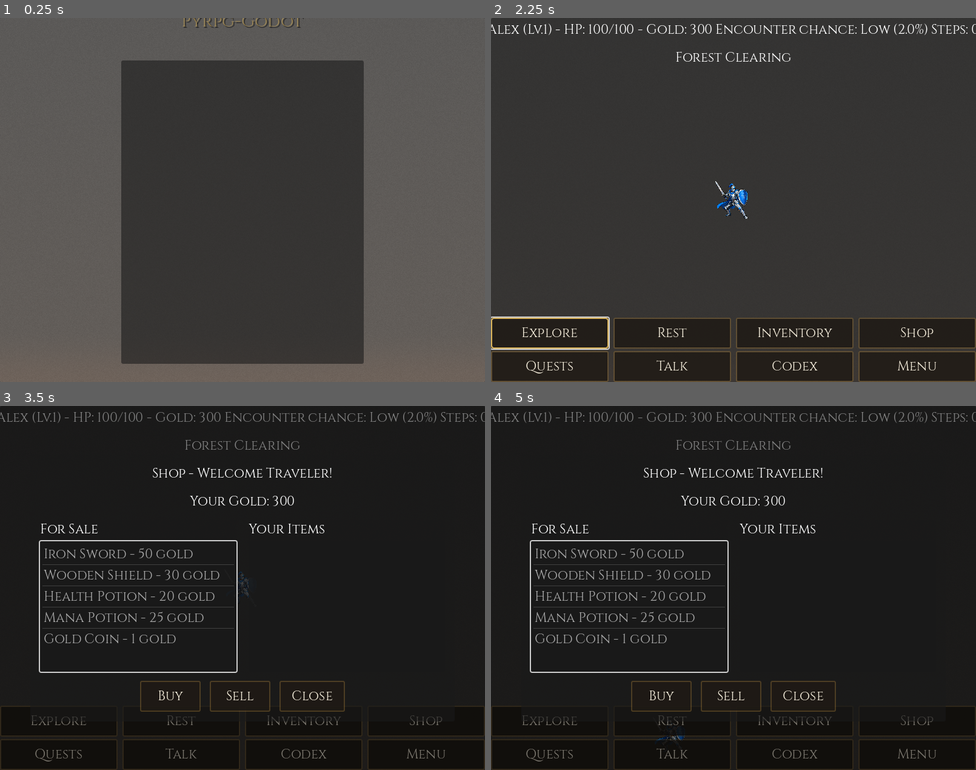
Above: before the commit, frames 1-4 (two rows, left to right).
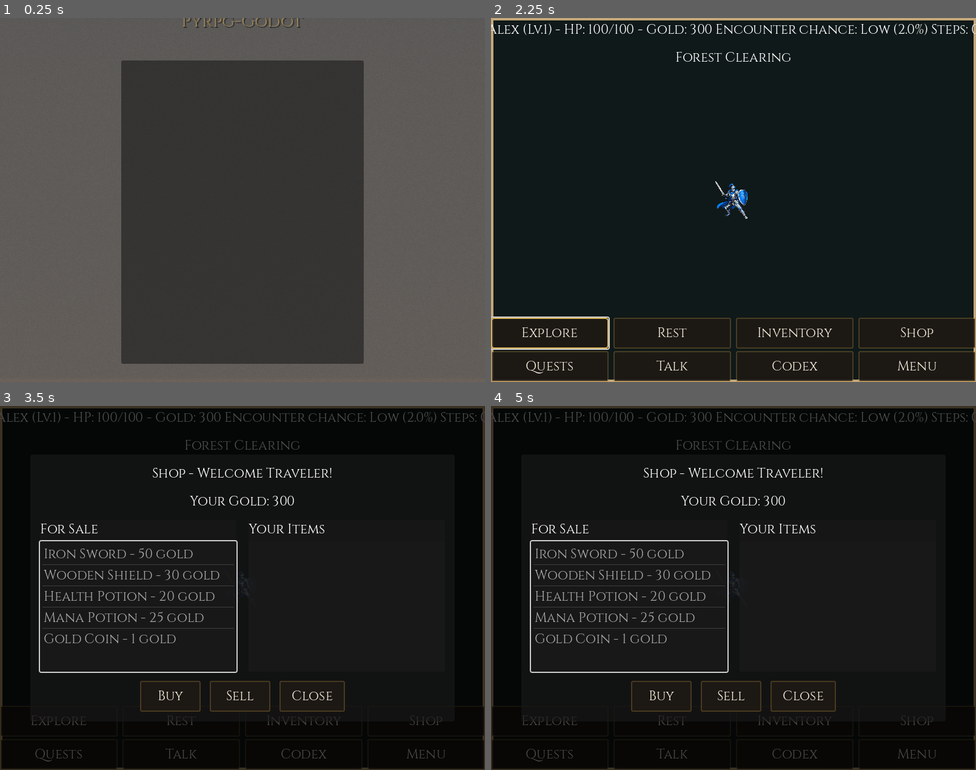
Above: after the commit, the same moments.

Repository: matt-taylor-git/godot-rpg-refactor
Game: Godot game, scene res://scenes/main.tscn
Same seed, same stepped clock (60 frames per second), same inputs: the game is played once before the commit and once after it.
Inputs (mouse positions are in pixels of both pictures, inside the frame that each line leads up to):
- Up to frame 1 (0.25 s): no input
- Up to frame 2 (2.25 s): tap Enter at 0.5 s; move the mouse to (840, 181) at 0.52 s; hold Shift 0.53-1.25 s; click (840, 181) at 0.67 s; tap Space at 0.77 s; click (607, 79) at 1.27 s; type "Alex" at 1.35 s; click "Start Adventure" at 2 s
- Up to frame 3 (3.5 s): click "Shop" at 2.75 s
- Up to frame 4 (5 s): click "Quests" at 3.5 s; click "Talk" at 4.25 s

The runs differ from the first frame. In frame 1, less than 0.1% of the frame differs, in the area x 0-100%, y 99-100%; in frame 2, 83%, in the area x 0-100%, y 0-100%; in frame 3, 3.6%; in frame 4, 3.6%.

Commit message:
Update UI theme and scene files from Godot editor re-save
Theme resource and dialog scenes updated with Godot-generated UIDs
and minor formatting. Dialogue scene gains additional nodes.
ExplorationScene minor adjustments.

Co-Authored-By: Claude Opus 4.6 <noreply@anthropic.com>

Diff:
--- a/resources/ui_theme.tres
+++ b/resources/ui_theme.tres
@@ -1,8 +1,7 @@
-[gd_resource type="Theme" load_steps=8 format=3 uid="uid://b7w5k8j6x2q1a"]
+[gd_resource type="Theme" format=3 uid="uid://b7w5k8j6x2q1a"]
 
-[ext_resource type="FontFile" path="res://assets/Cinzel-VariableFont_wght.ttf" id="1_qosx5"]
-[ext_resource type="Texture2D" path="res://assets/frame_main.png" id="2_frame_main"]
-[ext_resource type="Texture2D" path="res://assets/frame_slot.png" id="3_frame_slot"]
+[ext_resource type="FontFile" uid="uid://crdqtr8gc46tf" path="res://assets/Cinzel-VariableFont_wght.ttf" id="1_qosx5"]
+[ext_resource type="Texture2D" uid="uid://ca5iuujyynbgd" path="res://assets/frame_main.png" id="2_frame_main"]
 
 [sub_resource type="StyleBoxTexture" id="StyleBoxTexture_panel"]
 texture = ExtResource("2_frame_main")
@@ -11,104 +10,26 @@
 texture_margin_right = 8.0
 texture_margin_bottom = 8.0
 
-[sub_resource type="StyleBoxTexture" id="StyleBoxTexture_slot"]
-texture = ExtResource("3_frame_slot")
-texture_margin_left = 4.0
-texture_margin_top = 4.0
-texture_margin_right = 4.0
-texture_margin_bottom = 4.0
-
-[sub_resource type="StyleBoxLine" id="StyleBoxLine_focus"]
-color = Color(0.85, 0.70, 0.35, 1)
-thickness = 2
-
-[sub_resource type="StyleBoxEmpty" id="StyleBoxEmpty_button"]
-
-[sub_resource type="StyleBoxFlat" id="StyleBoxFlat_ui_button_normal"]
-bg_color = Color(0.12, 0.10, 0.08, 0.85)
-border_width_left = 2
-border_width_top = 2
-border_width_right = 2
-border_width_bottom = 2
-border_color = Color(0.50, 0.38, 0.18, 0.4)
-corner_radius_top_left = 2
-corner_radius_top_right = 2
-corner_radius_bottom_right = 2
-corner_radius_bottom_left = 2
-shadow_color = Color(0, 0, 0, 0.3)
-shadow_size = 2
-
-[sub_resource type="StyleBoxFlat" id="StyleBoxFlat_ui_button_hover"]
-bg_color = Color(0.16, 0.13, 0.10, 0.9)
-border_width_left = 2
-border_width_top = 2
-border_width_right = 2
-border_width_bottom = 2
-border_color = Color(0.85, 0.70, 0.35, 0.7)
-corner_radius_top_left = 2
-corner_radius_top_right = 2
-corner_radius_bottom_right = 2
-corner_radius_bottom_left = 2
-shadow_color = Color(0, 0, 0, 0.4)
-shadow_size = 3
-
-[sub_resource type="StyleBoxFlat" id="StyleBoxFlat_ui_button_pressed"]
-bg_color = Color(0.08, 0.07, 0.05, 1)
-border_width_left = 2
-border_width_top = 2
-border_width_right = 2
-border_width_bottom = 2
-border_color = Color(0.85, 0.70, 0.35, 0.9)
-corner_radius_top_left = 2
-corner_radius_top_right = 2
-corner_radius_bottom_right = 2
-corner_radius_bottom_left = 2
-shadow_color = Color(0, 0, 0, 0.2)
-shadow_size = 1
-
-[sub_resource type="StyleBoxFlat" id="StyleBoxFlat_ui_button_disabled"]
-bg_color = Color(0.10, 0.09, 0.07, 0.5)
-border_width_left = 2
-border_width_top = 2
-border_width_right = 2
-border_width_bottom = 2
-border_color = Color(0.45, 0.42, 0.38, 0.3)
-corner_radius_top_left = 2
-corner_radius_top_right = 2
-corner_radius_bottom_right = 2
-corner_radius_bottom_left = 2
-shadow_color = Color(0, 0, 0, 0.1)
-shadow_size = 1
-
 [resource]
 default_font = ExtResource("1_qosx5")
 default_font_size = 22
-
+Global/colors/accent = Color(0.85, 0.7, 0.35, 1)
 Global/colors/background = Color(0.08, 0.07, 0.06, 1)
+Global/colors/border_bronze = Color(0.6, 0.45, 0.2, 1)
+Global/colors/danger = Color(0.85, 0.35, 0.3, 1)
+Global/colors/disabled_text = Color(0.45, 0.42, 0.38, 0.5)
+Global/colors/primary_action = Color(0.35, 0.25, 0.1, 1)
+Global/colors/secondary = Color(0.58, 0.55, 0.5, 1)
+Global/colors/success = Color(0.45, 0.75, 0.45, 1)
 Global/colors/text_primary = Color(0.95, 0.92, 0.85, 1)
-Global/colors/primary_action = Color(0.35, 0.25, 0.10, 1)
-Global/colors/secondary = Color(0.58, 0.55, 0.50, 1)
-Global/colors/accent = Color(0.85, 0.70, 0.35, 1)
-Global/colors/success = Color(0.45, 0.75, 0.45, 1)
-Global/colors/danger = Color(0.85, 0.35, 0.30, 1)
 Global/colors/text_shadow = Color(0, 0, 0, 0.7)
-Global/colors/disabled_text = Color(0.45, 0.42, 0.38, 0.5)
-Global/colors/border_bronze = Color(0.60, 0.45, 0.20, 1)
-Global/colors/title_gold = Color(0.85, 0.70, 0.35, 1)
-
-; Typography Font Sizes (following design system hierarchy)
-heading_large/font_size = 24
-heading_medium/font_size = 20
-body_large/font_size = 16
-body_regular/font_size = 14
-caption/font_size = 12
-
-; UIProgressBar Theme Colors (for health/mana bars)
-UIProgressBar/colors/health_high = Color(0.35, 0.65, 0.35, 1.0)
-UIProgressBar/colors/health_medium = Color(0.9, 0.6, 0.1, 1.0)
-UIProgressBar/colors/health_low = Color(0.75, 0.20, 0.15, 1.0)
-UIProgressBar/colors/health_high_cb = Color(0.35, 0.65, 0.35, 1.0)
-UIProgressBar/colors/health_medium_cb = Color(0.9, 0.6, 0.1, 1.0)
-UIProgressBar/colors/health_low_cb = Color(0.2, 0.4, 0.8, 1.0)
+Global/colors/title_gold = Color(0.85, 0.7, 0.35, 1)
+Panel/styles/panel = SubResource("StyleBoxTexture_panel")
 UIProgressBar/colors/font_color = Color(0.95, 0.92, 0.85, 1)
+UIProgressBar/colors/health_high = Color(0.35, 0.65, 0.35, 1)
+UIProgressBar/colors/health_high_cb = Color(0.35, 0.65, 0.35, 1)
+UIProgressBar/colors/health_low = Color(0.75, 0.2, 0.15, 1)
+UIProgressBar/colors/health_low_cb = Color(0.2, 0.4, 0.8, 1)
+UIProgressBar/colors/health_medium = Color(0.9, 0.6, 0.1, 1)
+UIProgressBar/colors/health_medium_cb = Color(0.9, 0.6, 0.1, 1)
 UIProgressBar/font_sizes/font_size = 14
--- a/scenes/ui/codex_dialog.tscn
+++ b/scenes/ui/codex_dialog.tscn
@@ -21,7 +21,7 @@
 anchor_bottom = 1.0
 grow_horizontal = 2
 grow_vertical = 2
-color = Color(0, 0, 0, 0.5)
+color = Color(0, 0, 0, 0.7)
 
 [node name="DialogPanel" type="PanelContainer" parent="."]
 layout_mode = 1
--- a/scenes/ui/dialogue_scene.tscn
+++ b/scenes/ui/dialogue_scene.tscn
@@ -12,6 +12,15 @@
 grow_vertical = 2
 theme = ExtResource("1")
 script = ExtResource("2")
+
+[node name="Background" type="ColorRect" parent="."]
+layout_mode = 1
+anchors_preset = 15
+anchor_right = 1.0
+anchor_bottom = 1.0
+grow_horizontal = 2
+grow_vertical = 2
+color = Color(0, 0, 0, 0.7)
 
 [node name="DialoguePanel" type="PanelContainer" parent="."]
 layout_mode = 1
--- a/scenes/ui/quest_completion_dialog.tscn
+++ b/scenes/ui/quest_completion_dialog.tscn
@@ -21,7 +21,7 @@
 anchor_bottom = 1.0
 grow_horizontal = 2
 grow_vertical = 2
-color = Color(0, 0, 0, 0.5)
+color = Color(0, 0, 0, 0.7)
 
 [node name="Panel" type="PanelContainer" parent="."]
 layout_mode = 1
--- a/scenes/ui/quest_log_dialog.tscn
+++ b/scenes/ui/quest_log_dialog.tscn
@@ -21,7 +21,7 @@
 anchor_bottom = 1.0
 grow_horizontal = 2
 grow_vertical = 2
-color = Color(0, 0, 0, 0.5)
+color = Color(0, 0, 0, 0.7)
 
 [node name="DialogPanel" type="PanelContainer" parent="."]
 layout_mode = 1
--- a/scenes/ui/save_slot_dialog.tscn
+++ b/scenes/ui/save_slot_dialog.tscn
@@ -21,7 +21,7 @@
 anchor_bottom = 1.0
 grow_horizontal = 2
 grow_vertical = 2
-color = Color(0, 0, 0, 0.5)
+color = Color(0, 0, 0, 0.7)
 
 [node name="DialogPanel" type="PanelContainer" parent="."]
 layout_mode = 1
--- a/scenes/ui/shop_dialog.tscn
+++ b/scenes/ui/shop_dialog.tscn
@@ -21,7 +21,7 @@
 anchor_bottom = 1.0
 grow_horizontal = 2
 grow_vertical = 2
-color = Color(0, 0, 0, 0.5)
+color = Color(0, 0, 0, 0.7)
 
 [node name="DialogPanel" type="PanelContainer" parent="."]
 layout_mode = 1
--- a/scenes/ui/skills_dialog.tscn
+++ b/scenes/ui/skills_dialog.tscn
@@ -21,7 +21,7 @@
 anchor_bottom = 1.0
 grow_horizontal = 2
 grow_vertical = 2
-color = Color(0, 0, 0, 0.5)
+color = Color(0, 0, 0, 0.7)
 
 [node name="DialogPanel" type="PanelContainer" parent="."]
 layout_mode = 1
--- a/scripts/ui/ExplorationScene.gd
+++ b/scripts/ui/ExplorationScene.gd
@@ -58,11 +58,11 @@
 			is_moving = false
 			_on_reached_destination()
 
-func _input(event):
+func _unhandled_input(event):
 	if event is InputEventMouseButton and event.pressed and event.button_index == MOUSE_BUTTON_LEFT:
-		# Don't move if clicking on UI buttons
+		# Don't move if clicking on any UI control
 		var hovered = get_viewport().gui_get_hovered_control()
-		if hovered and hovered is Button:
+		if hovered:
 			return
 		# Click to move
 		target_position = event.position
